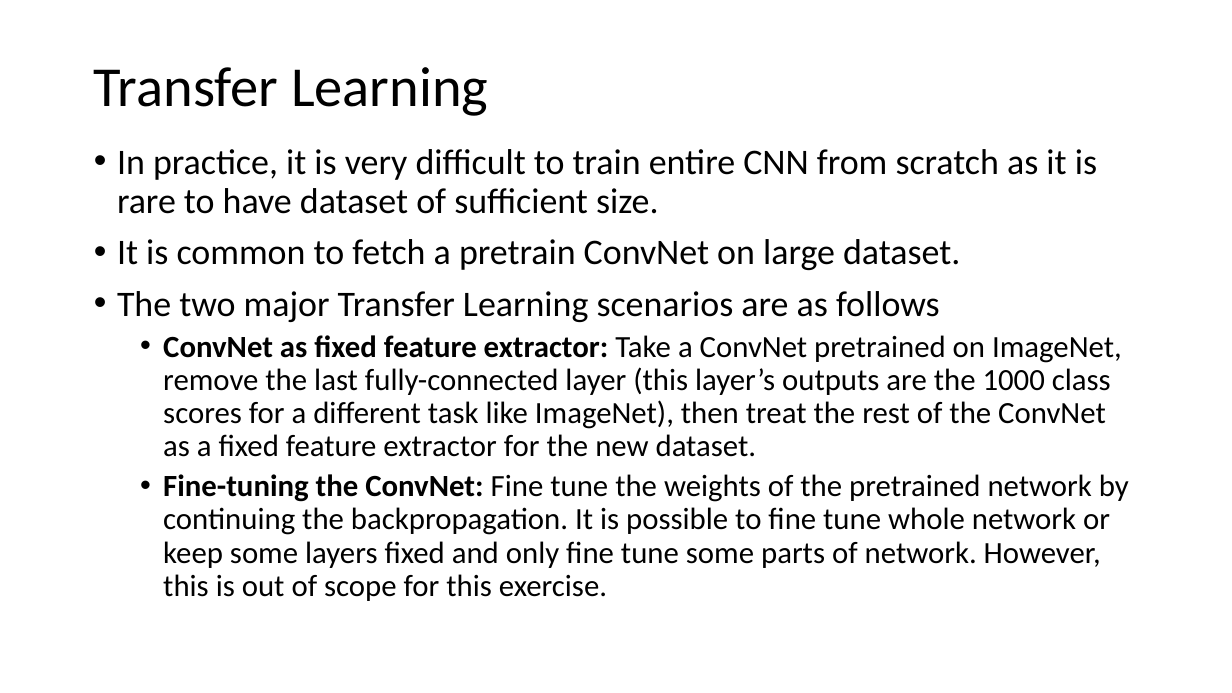
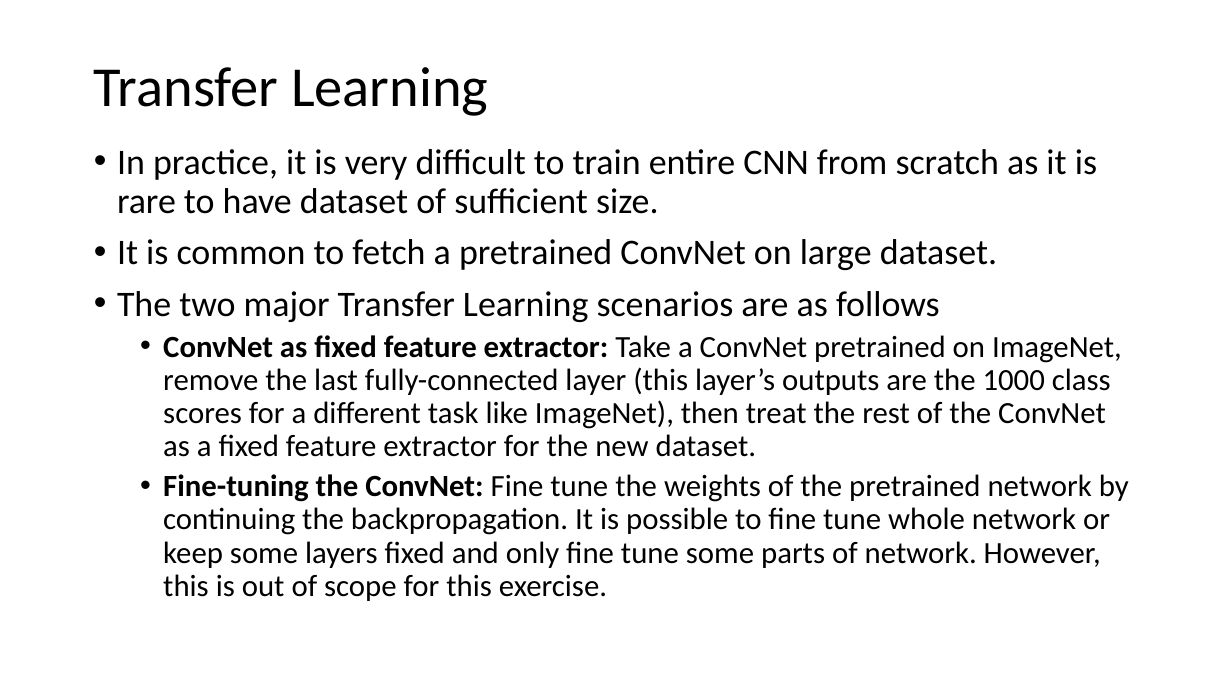
Before and after one commit to chaituValKanO/ImageClassificationUsingTransferLearning, a slide deck: slide 30 of presentation/ImageClassificationusingTransferLearning.pptx. Drawn at 1232x693 pixels with LibreOffice and Linux fonts; fonts in the diff are those of the drawing. Boxes give left, top, right and bottom in pixels: in the first picture for what was removed or moved away, otherwise in the second. Text is boxed around its words. In the diff, an @@ line names an element or a change of style, - is before the commit and + after.

```diff
--- a/presentation/ImageClassificationusingTransferLearning.pptx
+++ b/presentation/ImageClassificationusingTransferLearning.pptx
@@ text at (117, 239, 997, 270): text changed @@
-• It is common to fetch a pretrain ConvNet on large dataset.
+• It is common to fetch a pretrained ConvNet on large dataset.
```
Also in this commit, not shown: 6 other slides changed, 3 slides added.
